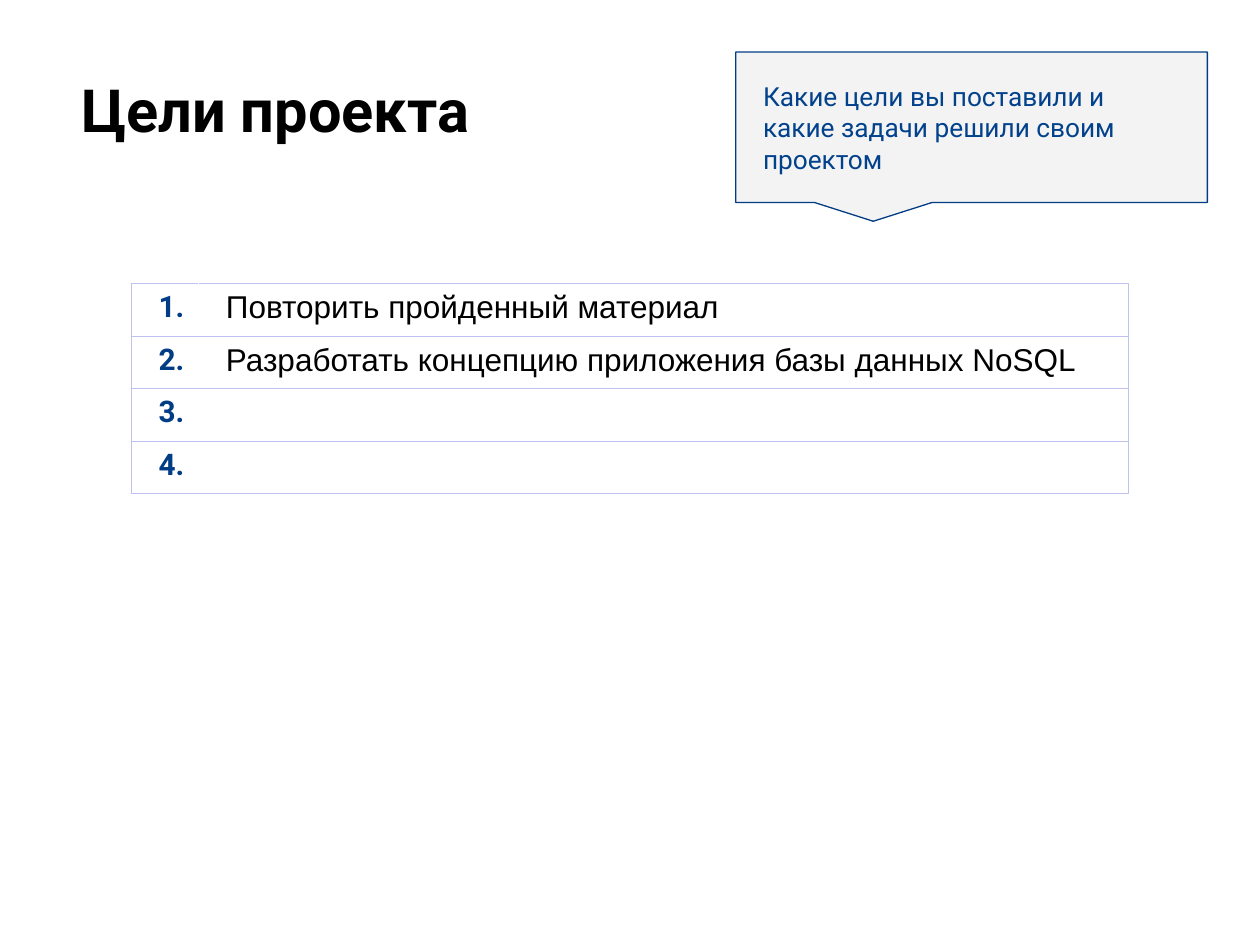
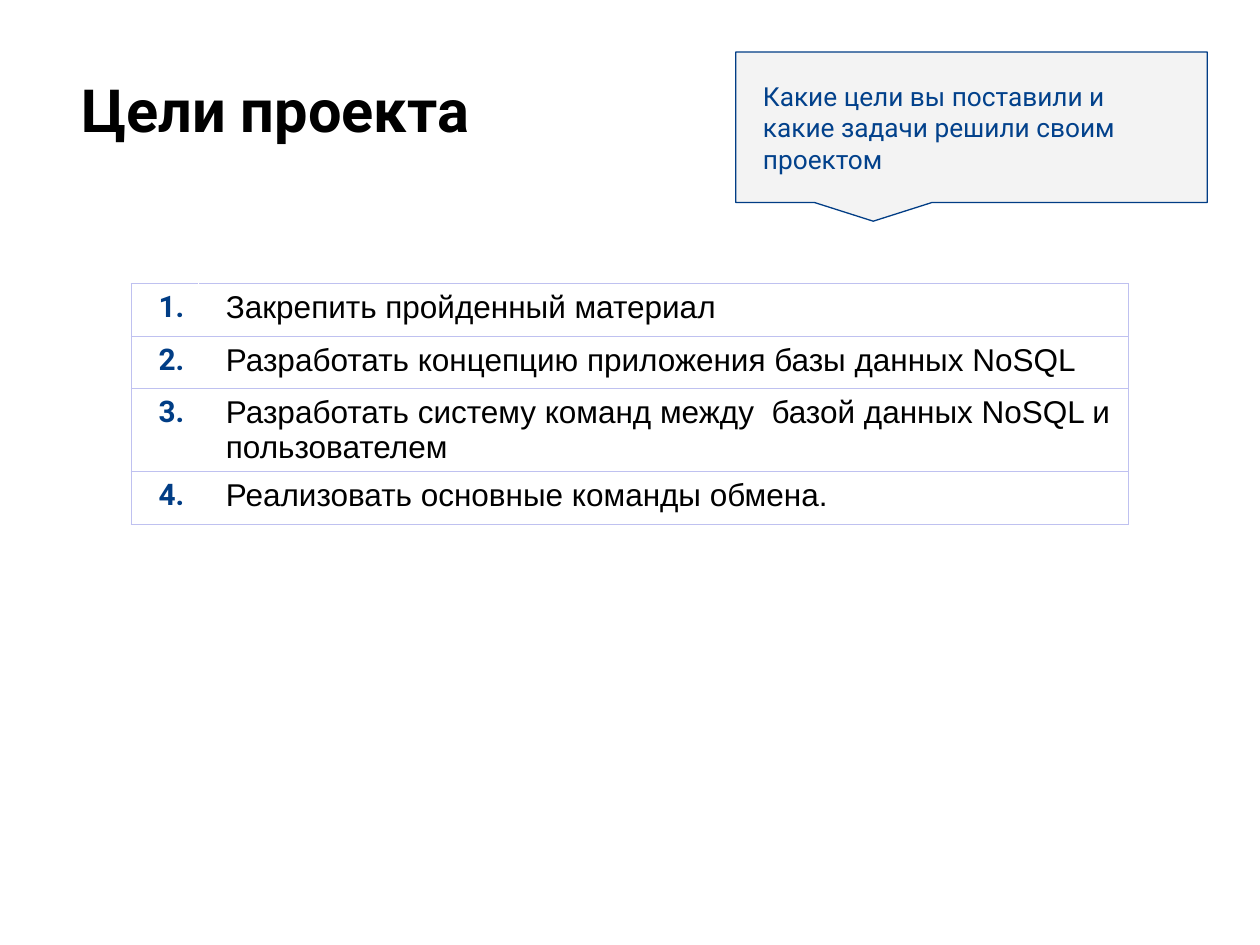
Before and after one commit to otus-learn-ivan/final_project_task, a slide deck: slide 5 of Защита проекта.pptx. Drawn at 1260x945 pixels with LibreOffice and Linux fonts; fonts in the diff are those of the drawing; background and template pictures are left out. Boxes give left, top, right and bottom in pixels: in the first picture for what was removed or moved away, otherwise in the second. Text is boxed around its words. In the diff, an @@ line names an element or a change of style, - is before the commit and + after.

Commit message:
work 20.10.2024

```diff
--- a/Защита проекта.pptx
+++ b/Защита проекта.pptx
@@ table at [131, 284, 1129, 516] @@
-row 1, column 2: Повторить пройденный материал
+row 1, column 2: Закрепить пройденный материал
-row 3, column 2: 
+row 3, column 2: Разработать систему команд между базой данных NoSQL и пользователем
-row 4, column 2: 
+row 4, column 2: Реализовать основные команды обмена.
```
Also in this commit, not shown: 3 other slides changed.
